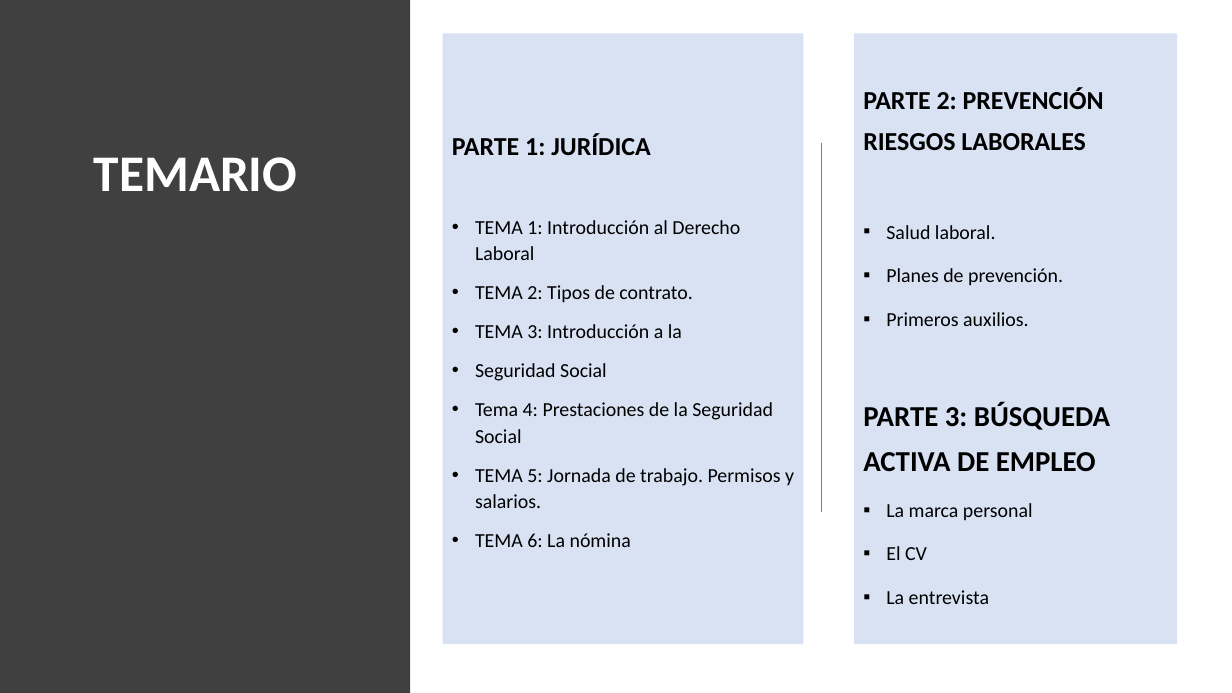
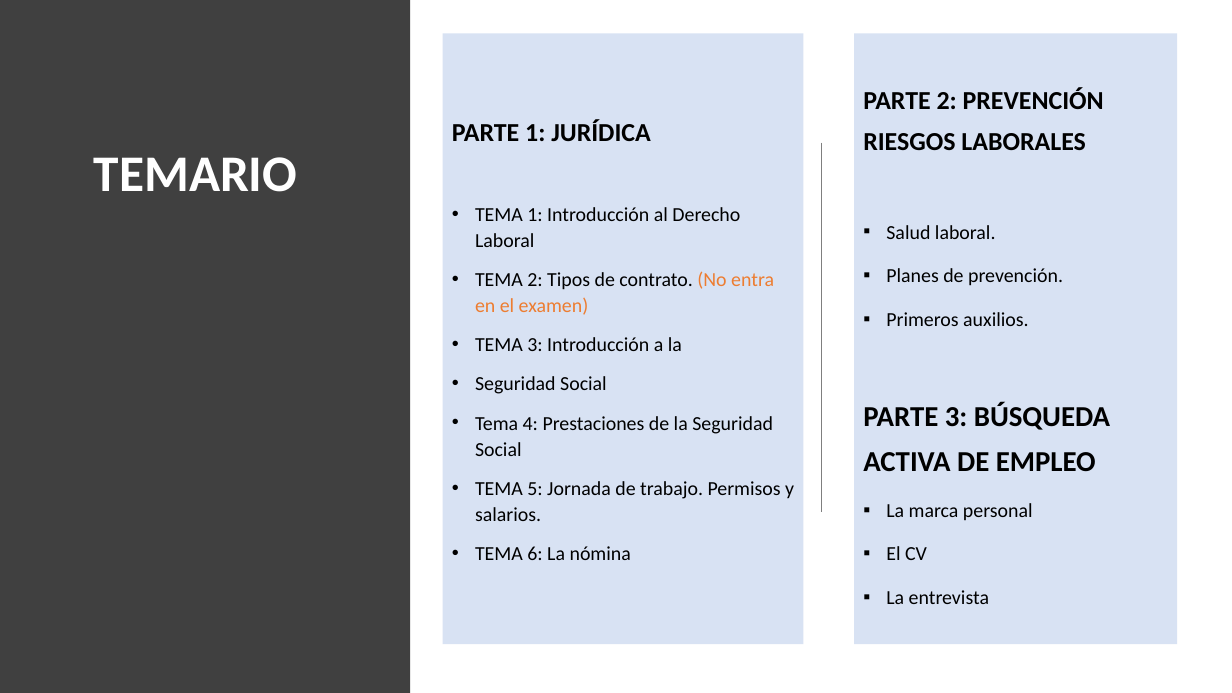
Before and after one commit to DiMaPaGa/daw1, a slide deck: slide 2 of PROGRAMACION/FOL/TEMA 1 FOL ALUMNOS.pptx. Drawn at 1232x693 pixels with LibreOffice and Linux fonts; fonts in the diff are those of the drawing. Boxes give left, top, right and bottom in pixels: in the first picture for what was removed or moved away, otherwise in the second. Text is boxed around its words. In the diff, an @@ line names an element or a change of style, - is before the commit and + after.

```diff
--- a/PROGRAMACION/FOL/TEMA 1 FOL ALUMNOS.pptx
+++ b/PROGRAMACION/FOL/TEMA 1 FOL ALUMNOS.pptx
@@ text at (x1=475, y1=271, x2=774, y2=315): text changed @@
-• TEMA 2: Tipos de contrato.
+• TEMA 2: Tipos de contrato. (No entra en el examen)
```
Also in this commit, not shown: 5 other slides changed, 7 other files.
